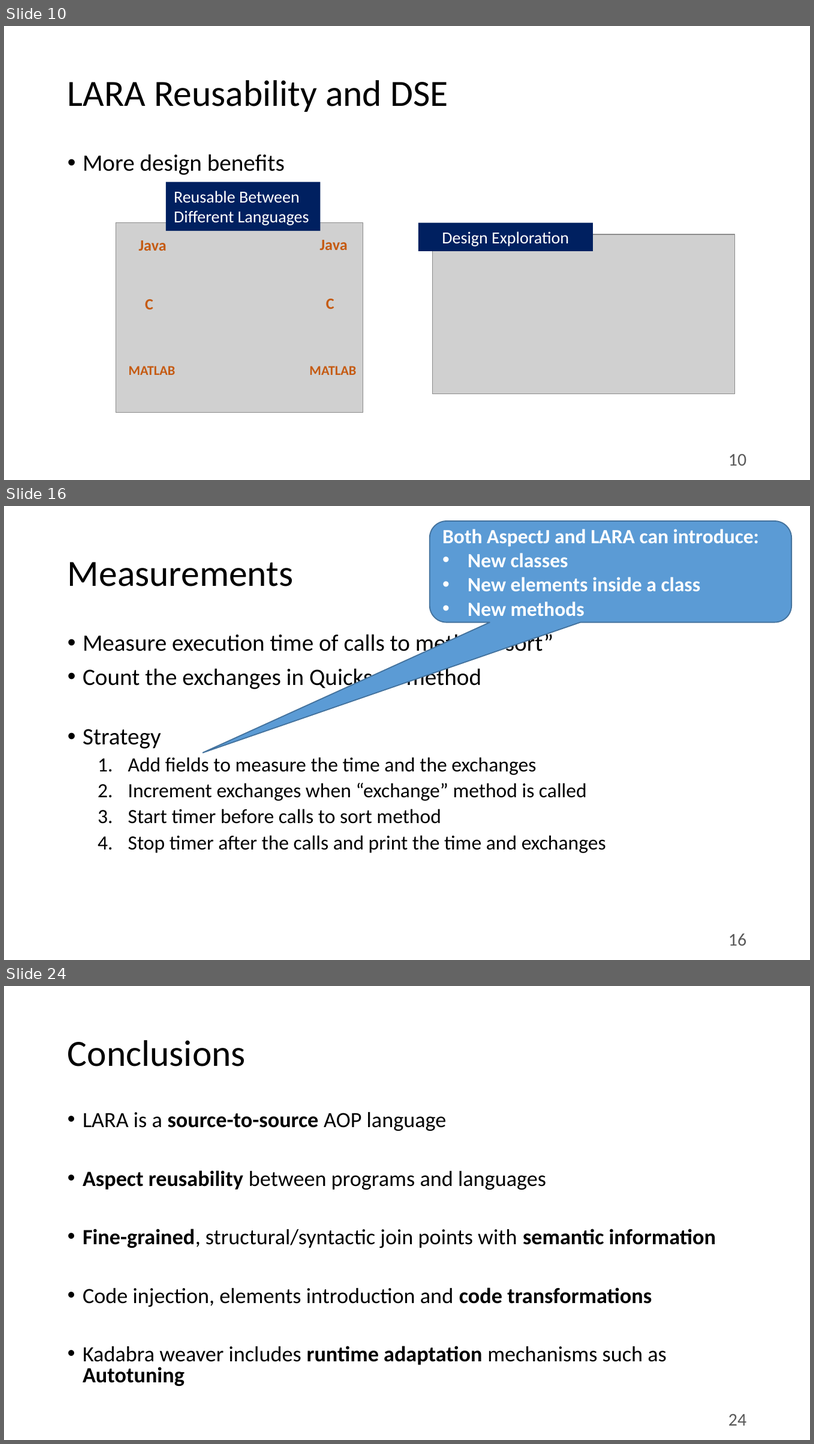
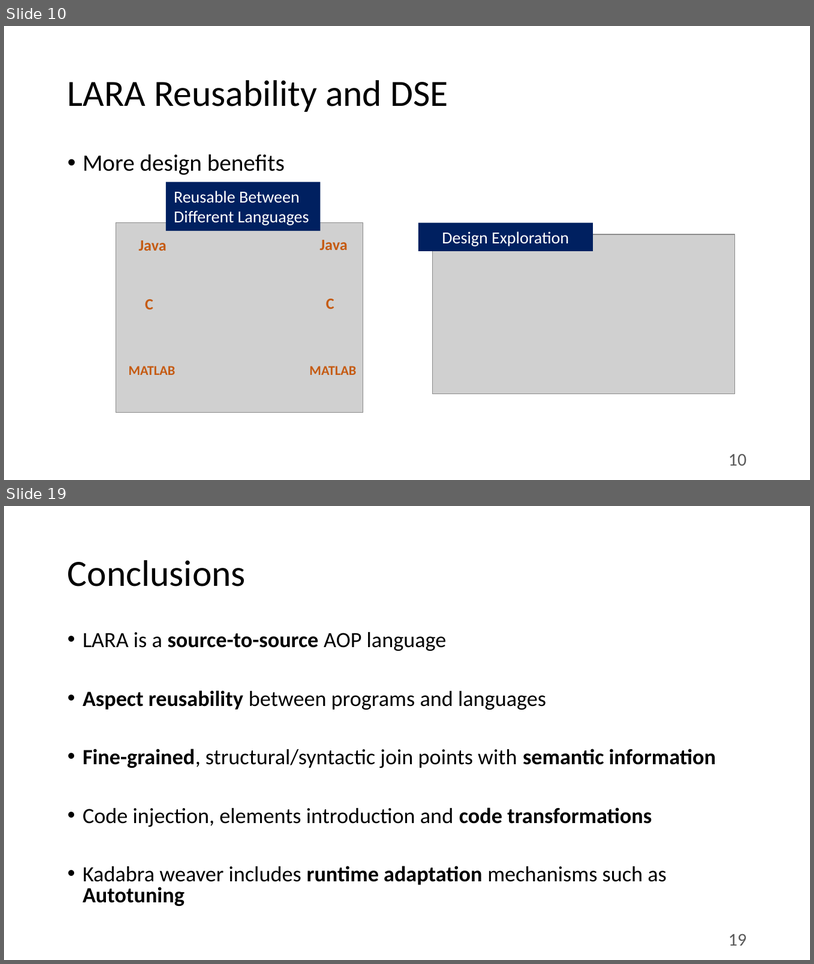
Before and after one commit to specs-feup/specs-lara, a slide deck: Tutorial-2018-INDIN/Clava-Tutorial.pptx. Shown one above the other, each under a label of ours: slides 10, 16 and 24 before the commit, slides 10 and 19 after it; the slides between them are not shown. The pictures are 814x1444 and 814x964 pixels, drawn with LibreOffice and Linux fonts; fonts in the diff are those of the drawing; grey boxes stand for pictures. Boxes give left, top, right and bottom in pixels: in the first picture for what was removed or moved away, otherwise in the second. Text is boxed around its words. In the diff, an @@ line names an element or a change of style, - is before the commit and + after.

```diff
--- a/Tutorial-2018-INDIN/Clava-Tutorial.pptx
+++ b/Tutorial-2018-INDIN/Clava-Tutorial.pptx
@@ slide 16 removed at [4,506,810,960], background #FFFFFF @@
@@ rounded speech box removed at [430,522,792,622] @@
-Both AspectJ and LARA can introduce:
-• New classes
-• New elements inside a class
-• New methods
@@ title removed at [68,562,294,586] @@
-Measurements
@@ text removed at [83,631,606,853] @@
-• Measure execution time of calls to method “sort”
-• Count the exchanges in Quicksort method
-• Strategy
-  1. Add fields to measure the time and the exchanges
-  2. Increment exchanges when “exchange” method is called
-  3. Start timer before calls to sort method
-  4. Stop timer after the calls and print the time and exchanges
@@ page number removed at [729,933,747,945] @@
-16
@@ what was slide 24 is now slide 19 @@
@@ page number at [729,933,747,945]: text changed @@
-24
+19
```
Also in this commit, not shown: 4 slides changed, 6 slides added, 10 other slides removed.
